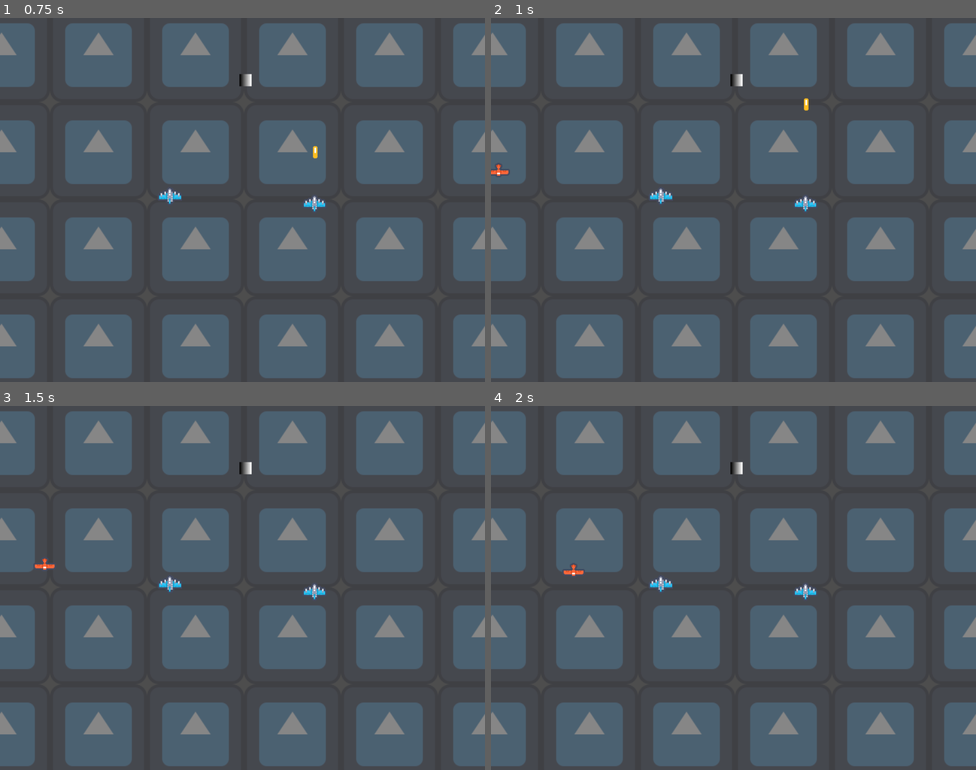
Above: before the commit, frames 1-4 (two rows, left to right).
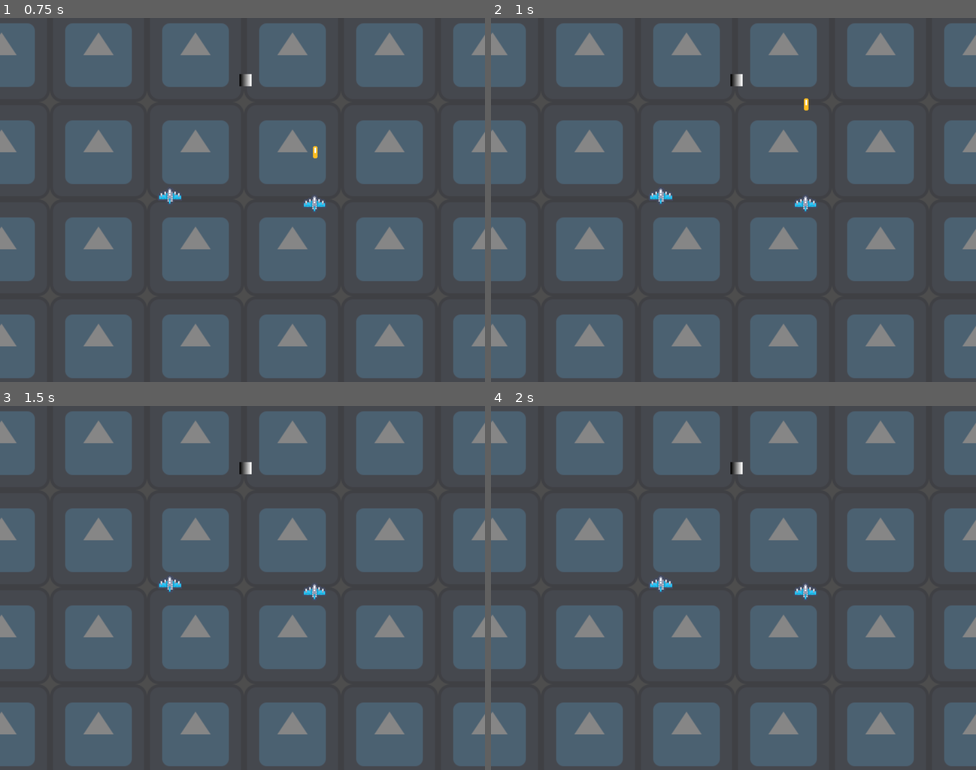
Above: after the commit, the same moments.

Repository: TakisAlPastor/UFO-Raiders
Game: Godot game, scene res://Main/main.tscn
Two runs of this game, one before a commit and one after it. Both use one fixed random seed, a clock stepped at 60 frames per second and the inputs below. The engine's default icon, where the game draws it, is replaced by a stand-in: a white triangle on a blue panel in a dark square.
Inputs:
- Up to frame 1 (0.75 s): tap Enter at 0.5 s
- Up to frame 2 (1 s): no input
- Up to frame 3 (1.5 s): no input
- Up to frame 4 (2 s): no input

Frame 1 is identical in both runs. In frame 2, less than 0.1% of the frame differs, in the area x 0-4%, y 40-44%; in frame 3, less than 0.1%, in the area x 7-12%, y 41-45%; in frame 4, less than 0.1%.

Commit message:
Arregla la aparición de los enemgios fuera del spawner (maldito global_position)

Diff:
--- a/Level/level.gd
+++ b/Level/level.gd
@@ -8,10 +8,13 @@
 @onready var player1:Player = $Player1
 @onready var player2:Player = $Player2
 
+func _process(delta):
+	print(spawn_point.global_position)
+
 func _on_enemy_spawn_timer_timeout() -> void:
 	var new_enemy:Enemy = enemy_scene.instantiate()
 	spawn_point.progress_ratio = randf()
-	new_enemy.position = spawn_point.position
+	new_enemy.position = spawn_point.global_position
 	new_enemy.target = get_closest_player(new_enemy.position)
 	add_child(new_enemy)
 
--- a/Level/level.tscn
+++ b/Level/level.tscn
@@ -42,7 +42,7 @@
 
 [node name="SpawnPoint" type="PathFollow2D" parent="EnemySpawner"]
 position = Vector2(-1050.25, -700.315)
-rotation = 0.000214513
+rotation = 0.000214775
 
 [node name="EnemySpawnTimer" type="Timer" parent="."]
 wait_time = 0.5
